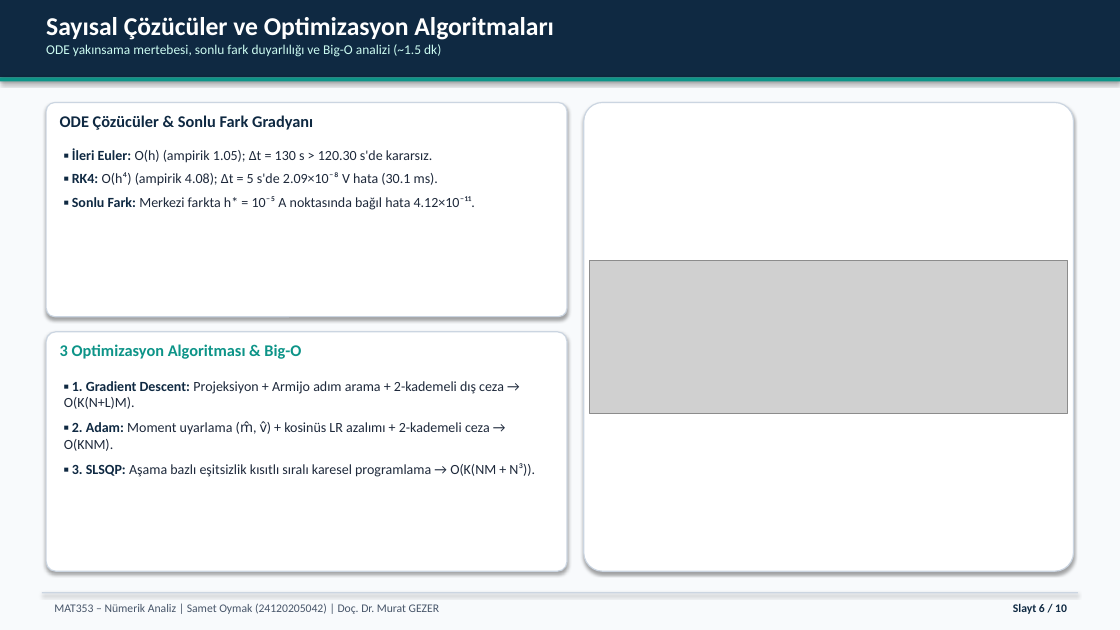
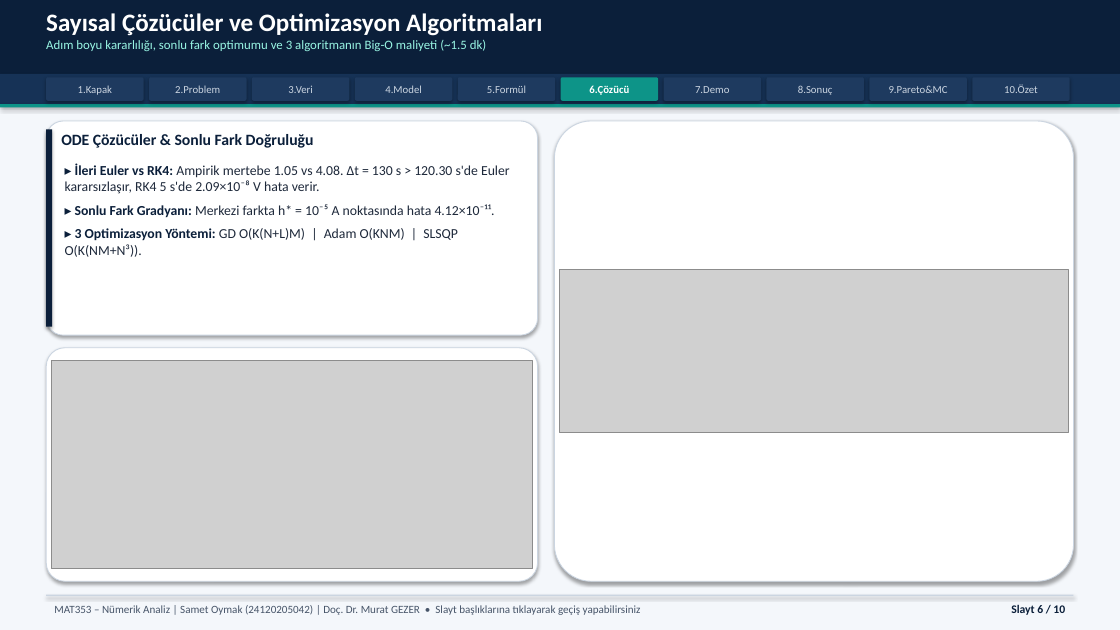
Before and after one commit to Sametoymak99/EV-Battery-Optimization, a slide deck: slide 6 of presentation/slides/MAT353_Sunum_Samet_Oymak.pptx. Drawn at 1120x630 pixels with LibreOffice and Linux fonts; fonts in the diff are those of the drawing; grey boxes stand for pictures. Boxes give left, top, right and bottom in pixels: in the first picture for what was removed or moved away, otherwise in the second. Text is boxed around its words. In the diff, an @@ line names an element or a change of style, - is before the commit and + after.

```diff
--- a/presentation/slides/MAT353_Sunum_Samet_Oymak.pptx
+++ b/presentation/slides/MAT353_Sunum_Samet_Oymak.pptx
@@ background #F8FAFC to #F4F7FB @@
@@ rectangle at (0,0,1120,74): fill #0F2942 to #0B1F3A @@
@@ text at (46,13,542,36): size 22 to 21.5 pt in "Sayısal Çözücüler ve Optimizasyon Algoritmaları" @@
@@ text at (46,40,486,51): text changed; size 11.5 to 11 pt; text colour #CCFBF1 to #99F6E4 @@
-ODE yakınsama mertebesi, sonlu fark duyarlılığı ve Big-O analizi (~1.5 dk)
+Adım boyu kararlılığı, sonlu fark optimumu ve 3 algoritmanın Big-O maliyeti (~1.5 dk)
@@ rectangle: place and size @@
-rectangle at (0,77,1120,82)
+rectangle at (0,74,1120,104)
@@ rectangle at (0,74,1120,104): fill #0D9488 to #163256 @@
@@ rounded rectangle added at (46,77,144,101), fill #1E3A5F, 9.2 pt, text #CBD5E1 @@
+1.Kapak
@@ rounded rectangle added at (149,77,246,101), fill #1E3A5F, 9.2 pt, text #CBD5E1 @@
+2.Problem
@@ rounded rectangle added at (252,77,350,101), fill #1E3A5F, 9.2 pt, text #CBD5E1 @@
+3.Veri
@@ rounded rectangle added at (355,77,452,101), fill #1E3A5F, 9.2 pt, text #CBD5E1 @@
+4.Model
@@ rounded rectangle added at (458,77,555,101), fill #1E3A5F, 9.2 pt, text #CBD5E1 @@
+5.Formül
@@ rounded rectangle added at (560,77,658,101), fill #0D9488, 9.2 pt, text #FFFFFF, bold @@
+6.Çözücü
@@ rounded rectangle added at (664,77,761,101), fill #1E3A5F, 9.2 pt, text #CBD5E1 @@
+7.Demo
@@ rounded rectangle added at (766,77,864,101), fill #1E3A5F, 9.2 pt, text #CBD5E1 @@
+8.Sonuç
@@ rounded rectangle added at (870,77,967,101), fill #1E3A5F, 9.2 pt, text #CBD5E1 @@
+9.Pareto&MC
@@ rounded rectangle added at (972,77,1070,101), fill #1E3A5F, 9.2 pt, text #CBD5E1 @@
+10.Özet
@@ rectangle added at (0,104,1120,108), fill #0D9488 @@
@@ outline #CBD5E1 1 pt to #CBD5E1 0.75 pt; proportions changed in 3 elements at (555,121,1074,581), (46,348,538,581), (46,121,538,335) @@
@@ rounded rectangle: place and size @@
-rounded rectangle at (46,103,567,317)
+rounded rectangle at (46,121,538,335)
@@ rectangle added at (46,129,52,327), fill #0B1F3A @@
@@ text at (61,134,314,148): text changed; size 14 to 13.5 pt; text colour #0F2942 to #0B1F3A @@
-ODE Çözücüler & Sonlu Fark Gradyanı
+ODE Çözücüler & Sonlu Fark Doğruluğu
@@ rounded rectangle: place and size @@
-rounded rectangle at (584,103,1074,571)
+rounded rectangle at (555,121,1074,581)
@@ text at (65,163,510,257): text changed; size 12 to 11.8 pt @@
-▪ İleri Euler: O(h) (ampirik 1.05); Δt = 130 s > 120.30 s'de kararsız.
-▪ RK4: O(h⁴) (ampirik 4.08); Δt = 5 s'de 2.09×10⁻⁸ V hata (30.1 ms).
-▪ Sonlu Fark: Merkezi farkta h* = 10⁻⁵ A noktasında bağıl hata 4.12×10⁻¹¹.
+▸ İleri Euler vs RK4: Ampirik mertebe 1.05 vs 4.08. Δt = 130 s > 120.30 s'de Euler kararsızlaşır, RK4 5 s'de 2.09×10⁻⁸ V hata verir.
+▸ Sonlu Fark Gradyanı: Merkezi farkta h* = 10⁻⁵ A noktasında hata 4.12×10⁻¹¹.
+▸ 3 Optimizasyon Yöntemi: GD O(K(N+L)M) | Adam O(KNM) | SLSQP O(K(NM+N³)).
@@ picture: place and size @@
-picture at (590,260,1068,413)
+picture at (560,270,1069,433)
@@ rounded rectangle: place and size @@
-rounded rectangle at (46,332,567,571)
+rounded rectangle at (46,348,538,581)
@@ text removed at (60,344,301,359) @@
-3 Optimizasyon Algoritması & Big-O
@@ picture added at (51,360,533,569) @@
@@ text removed at (64,381,535,477) @@
-▪ 1. Gradient Descent: Projeksiyon + Armijo adım arama + 2-kademeli dış ceza → O(K(N+L)M).
-▪ 2. Adam: Moment uyarlama (m̂, v̂) + kosinüs LR azalımı + 2-kademeli ceza → O(KNM).
-▪ 3. SLSQP: Aşama bazlı eşitsizlik kısıtlı sıralı karesel programlama → O(K(NM + N³)).
@@ rectangle: place and size @@
-rectangle at (42,592,1078,593)
+rectangle at (46,595,1074,596)
@@ text "Slayt 6 / 10" at (1011,605,1065,615): text colour #0F2942 to #0B1F3A @@
@@ text at (54,605,641,615): text changed; size 10 to 9.5 pt @@
-MAT353 – Nümerik Analiz | Samet Oymak (24120205042) | Doç. Dr. Murat GEZER
+MAT353 – Nümerik Analiz | Samet Oymak (24120205042) | Doç. Dr. Murat GEZER • Slayt başlıklarına tıklayarak geçiş yapabilirsiniz
```
Also in this commit, not shown: 7 other slides changed, 2 slides added, 2 slides removed, 1 other file.
